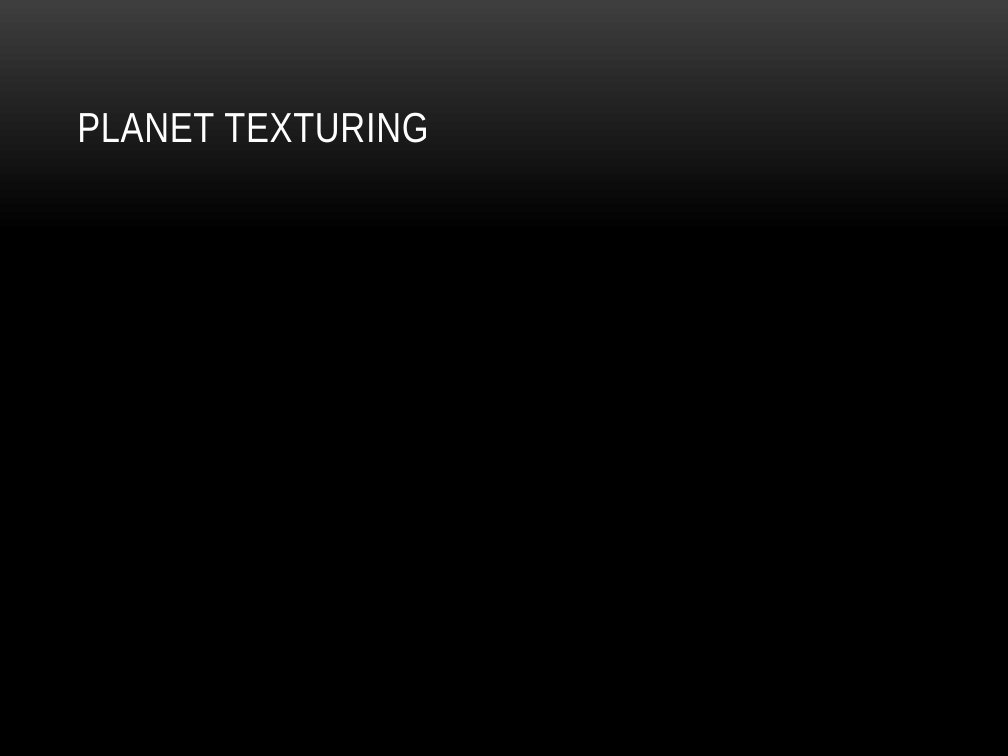
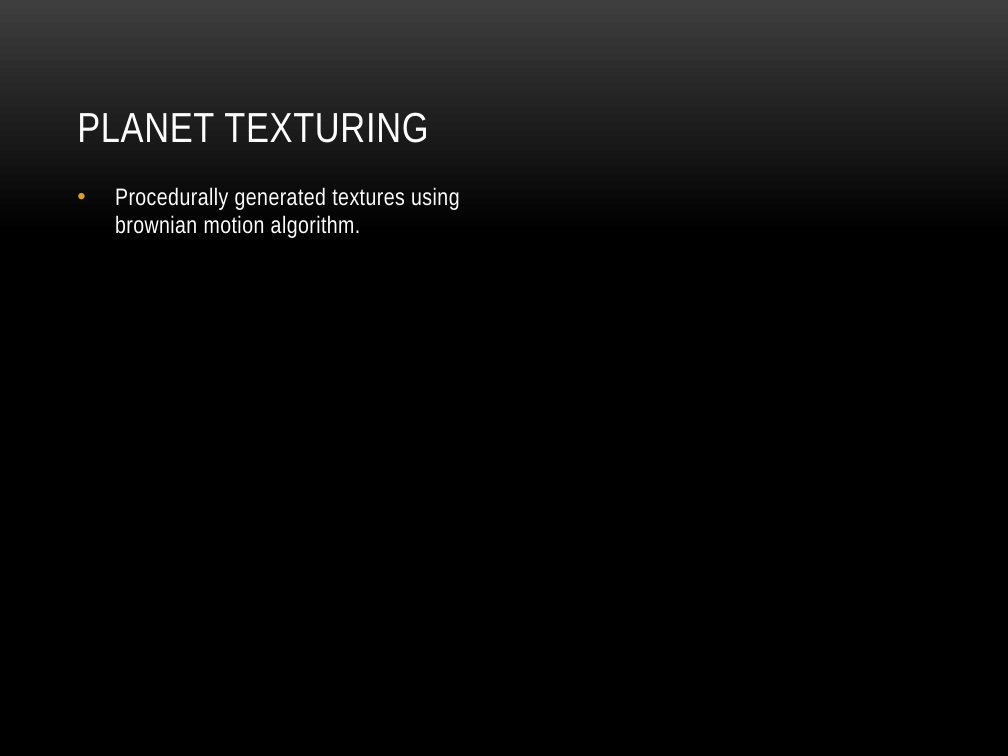
Before and after one commit to AdnaneKhan/1566_final, a slide deck: slide 6 of docs/gfx_ppt.pptx. Drawn at 1008x756 pixels with LibreOffice and Linux fonts; fonts in the diff are those of the drawing; background and template pictures are left out. Boxes give left, top, right and bottom in pixels: in the first picture for what was removed or moved away, otherwise in the second. Text is boxed around its words. In the diff, an @@ line names an element or a change of style, - is before the commit and + after.

```diff
--- a/docs/gfx_ppt.pptx
+++ b/docs/gfx_ppt.pptx
@@ text added at (115,187,459,238), 17 pt, text #FFFFFF @@
+• Procedurally generated textures using brownian motion algorithm.
```
Also in this commit, not shown: 1 other slide changed, 3 slides added, 2 slides removed, 1 other file.
